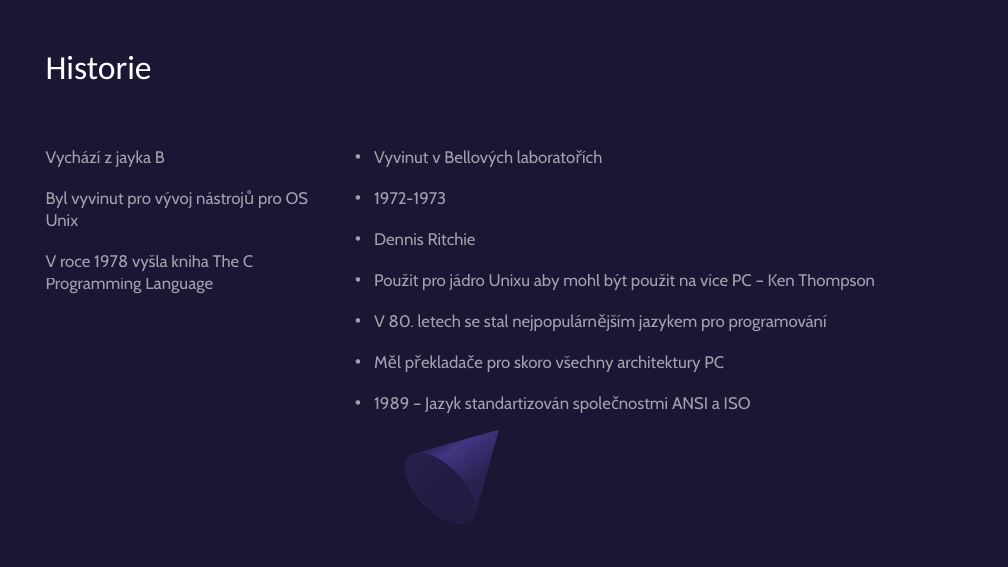
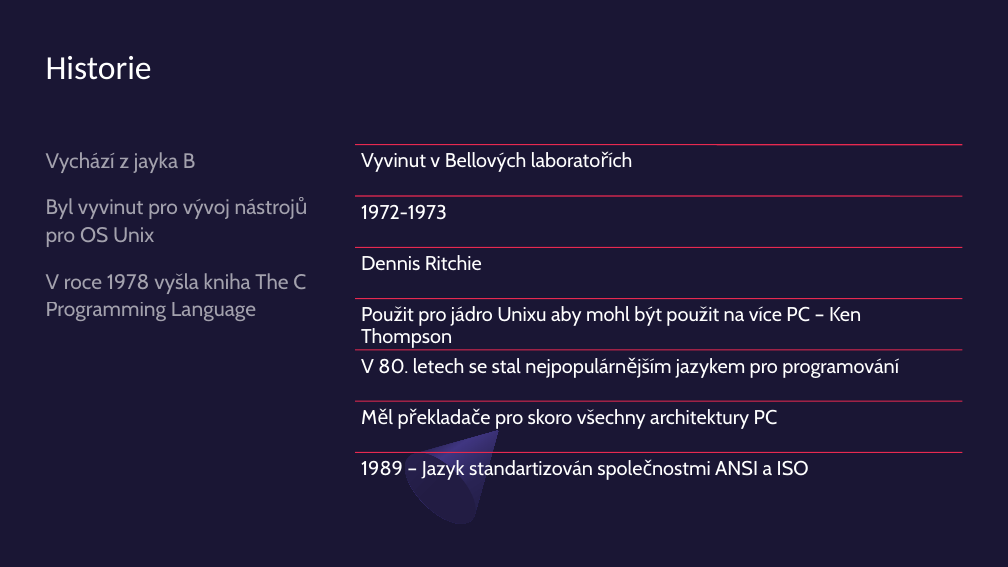
Before and after one commit to KokosHraje/C-VDAPrezentace, a slide deck: slide 3 of Programovací-jazyk-C.pptx. Drawn at 1008x567 pixels with LibreOffice and Linux fonts; fonts in the diff are those of the drawing. Boxes give left, top, right and bottom in pixels: in the first picture for what was removed or moved away, otherwise in the second. Text is boxed around its words. In the diff, an @@ line names an element or a change of style, - is before the commit and + after.

```diff
--- a/Programovací-jazyk-C.pptx
+++ b/Programovací-jazyk-C.pptx
@@ text "Vychází z jayka B" at <box>46,152,306,321</box>: size 16 to 20 pt @@
@@ text removed at <box>374,150,875,413</box> @@
-• Vyvinut v Bellových laboratořích
-• 1972-1973
-• Dennis Ritchie
-• Použit pro jádro Unixu aby mohl být použit na více PC – Ken Thompson
-• V 80. letech se stal nejpopulárnějším jazykem pro programování
-• Měl překladače pro skoro všechny architektury PC
-• 1989 – Jazyk standartizován společnostmi ANSI a ISO
@@ group added at <box>355,144,963,480</box>: 7 lines, 7 texts @@
+Vyvinut v Bellových laboratořích
+1972-1973
+Dennis Ritchie
+Použit pro jádro Unixu aby mohl být použit na více PC – Ken Thompson
+V 80. letech se stal nejpopulárnějším jazykem pro programování
+Měl překladače pro skoro všechny architektury PC
+1989 – Jazyk standartizován společnostmi ANSI a ISO
```
Also in this commit, not shown: 7 other slides changed, 2 slides added.
